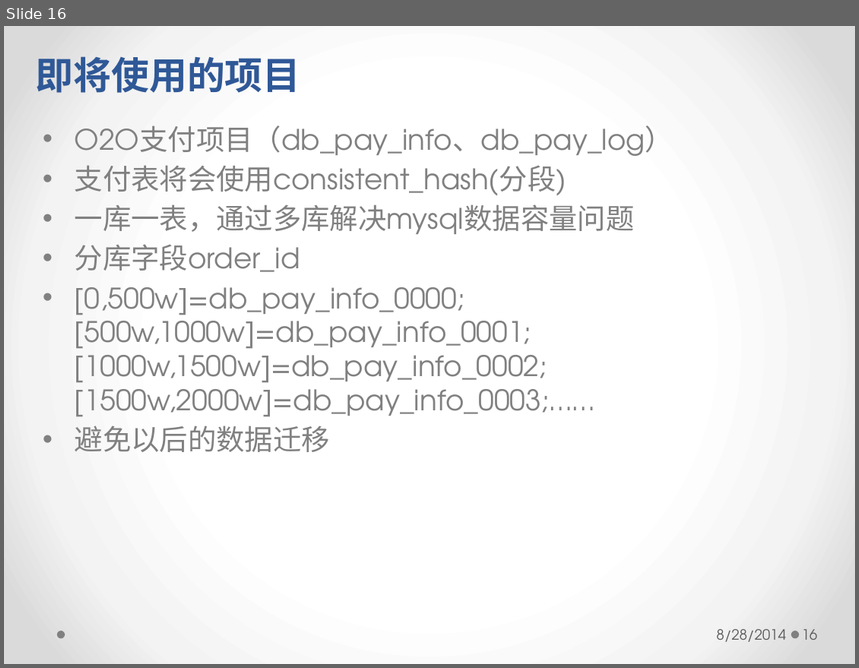
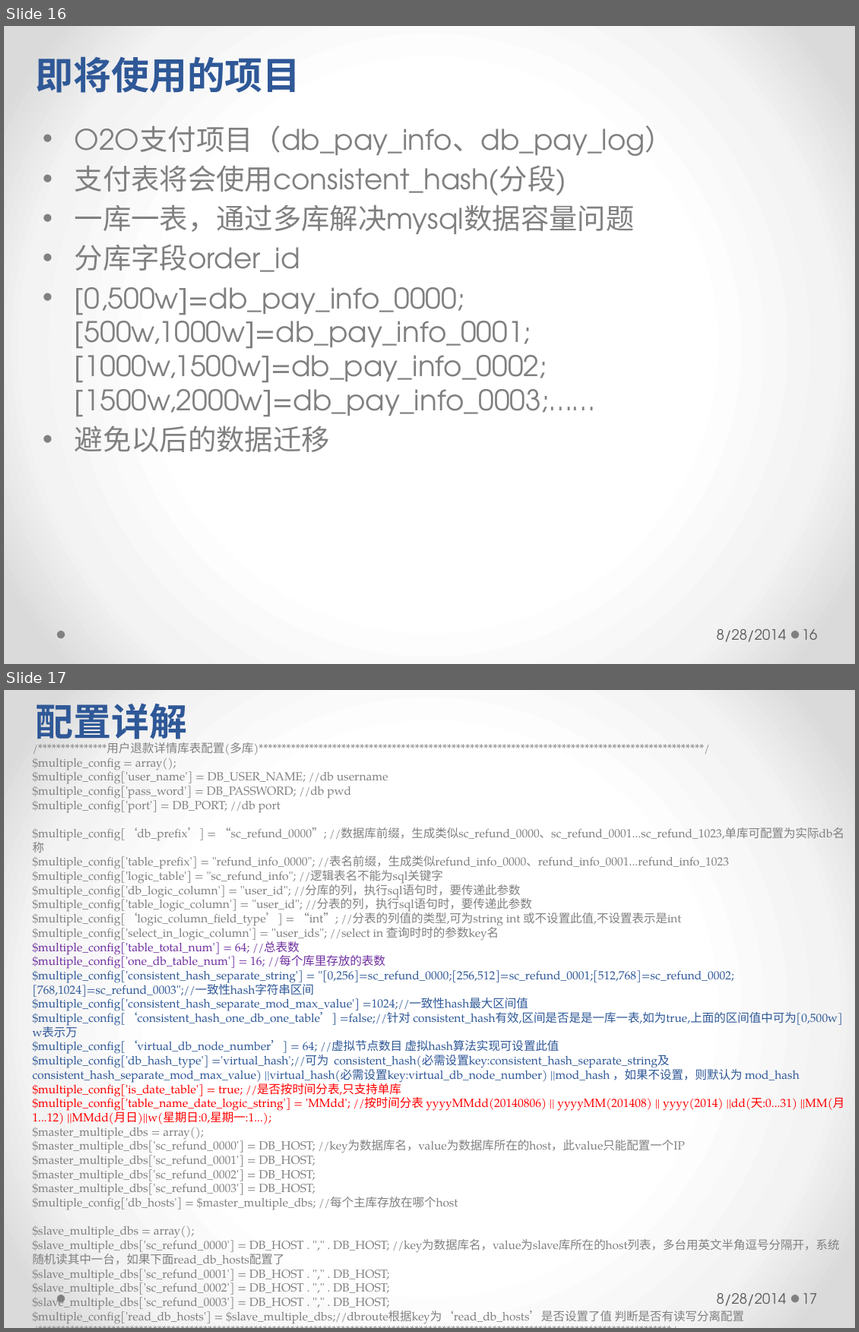
Before and after one commit to longhaisheng/dbroute, a slide deck: dbroute.pptx. Shown one above the other, each under a label of ours: slide 16 before the commit, slides 16 and 17 after it. The pictures are 859x668 and 859x1332 pixels, drawn with LibreOffice and Linux fonts; fonts in the diff are those of the drawing. Boxes give left, top, right and bottom in pixels: in the first picture for what was removed or moved away, otherwise in the second. Text is boxed around its words. In the diff, an @@ line names an element or a change of style, - is before the commit and + after.

Commit message:
增加分库列类型

```diff
--- a/dbroute.pptx
+++ b/dbroute.pptx
@@ slide 17 added at (x1=4, y1=690, x2=855, y2=1328), background gradient #FFFFFF to #F4F4F4 to #DADADA; not listed: 2 template elements that a slide beside it also shows @@
@@ text added at (x1=36, y1=703, x2=187, y2=745), 32 pt, text #2F5897, bold @@
+配置详解
@@ text added at (x1=32, y1=742, x2=845, y2=1325), 10 pt, text #808080 @@
+/***************用户退款详情库表配置(多库)*************************************************************************************************/
+$multiple_config = array();
+$multiple_config['user_name'] = DB_USER_NAME; //db username
+$multiple_config['pass_word'] = DB_PASSWORD; //db pwd
+$multiple_config['port'] = DB_PORT; //db port
+$multiple_config[‘db_prefix’] = “sc_refund_0000”; //数据库前缀，生成类似sc_refund_0000、sc_refund_0001...sc_refund_1023,单库可配置为实际db名称
+$multiple_config['table_prefix'] = "refund_info_0000"; //表名前缀，生成类似refund_info_0000、refund_info_0001...refund_info_1023
+$multiple_config['logic_table'] = "sc_refund_info"; //逻辑表名不能为sql关键字
+$multiple_config['db_logic_column'] = "user_id"; //分库的列，执行sql语句时，要传递此参数
+$multiple_config['table_logic_column'] = "user_id"; //分表的列，执行sql语句时，要传递此参数
+$multiple_config[‘logic_column_field_type’] = “int”; //分表的列值的类型,可为string int 或不设置此值,不设置表示是int
+$multiple_config['select_in_logic_column'] = "user_ids"; //select in 查询时时的参数key名
+$multiple_config['table_total_num'] = 64; //总表数
+$multiple_config['one_db_table_num'] = 16; //每个库里存放的表数
+$multiple_config['consistent_hash_separate_string'] = "[0,256]=sc_refund_0000;[256,512]=sc_refund_0001;[512,768]=sc_refund_0002;[768,1024]=sc_refund_0003";//一致性hash字符串区间
+$multiple_config['consistent_hash_separate_mod_max_value'] =1024;//一致性hash最大区间值
+$multiple_config[‘consistent_hash_one_db_one_table’] =false;//针对 consistent_hash有效,区间是否是是一库一表,如为true,上面的区间值中可为[0,500w] w表示万
+$multiple_config[‘virtual_db_node_number’] = 64; //虚拟节点数目 虚拟hash算法实现可设置此值
+$multiple_config['db_hash_type'] ='virtual_hash';//可为 consistent_hash(必需设置key:consistent_hash_separate_string及consistent_hash_separate_mod_max_value) ||virtual_hash(必需设置key:virtual_db_node_number) ||mod_hash ，如果不设置，则默认为 mod_hash
+$multiple_config['is_date_table'] = true; //是否按时间分表,只支持单库
+$multiple_config['table_name_date_logic_string'] = 'MMdd'; //按时间分表 yyyyMMdd(20140806) || yyyyMM(201408) || yyyy(2014) ||dd(天:0...31) ||MM(月1...12) ||MMdd(月日)||w(星期日:0,星期一:1...);
+$master_multiple_dbs = array();
+$master_multiple_dbs['sc_refund_0000'] = DB_HOST; //key为数据库名，value为数据库所在的host，此value只能配置一个IP
+$master_multiple_dbs['sc_refund_0001'] = DB_HOST;
+$master_multiple_dbs['sc_refund_0002'] = DB_HOST;
+$master_multiple_dbs['sc_refund_0003'] = DB_HOST;
+$multiple_config['db_hosts'] = $master_multiple_dbs; //每个主库存放在哪个host
+$slave_multiple_dbs = array();
+$slave_multiple_dbs['sc_refund_0000'] = DB_HOST . "," . DB_HOST; //key为数据库名，value为slave库所在的host列表，多台用英文半角逗号分隔开，系统随机读其中一台，如果下面read_db_hosts配置了
+$slave_multiple_dbs['sc_refund_0001'] = DB_HOST . "," . DB_HOST;
+$slave_multiple_dbs['sc_refund_0002'] = DB_HOST . "," . DB_HOST;
+$slave_multiple_dbs['sc_refund_0003'] = DB_HOST . "," . DB_HOST;
+$multiple_config['read_db_hosts'] = $slave_multiple_dbs;//dbroute根据key为‘read_db_hosts’是否设置了值 判断是否有读写分离配置
+/******************************************************************************************************************************************/
@@ text added at (x1=717, y1=1293, x2=786, y2=1306), 12 pt, text #595959 @@
+8/28/2014
@@ page number added at (x1=802, y1=1293, x2=818, y2=1304), 12 pt, text #595959 @@
+17
```
Also in this commit, not shown: 2 other files.
